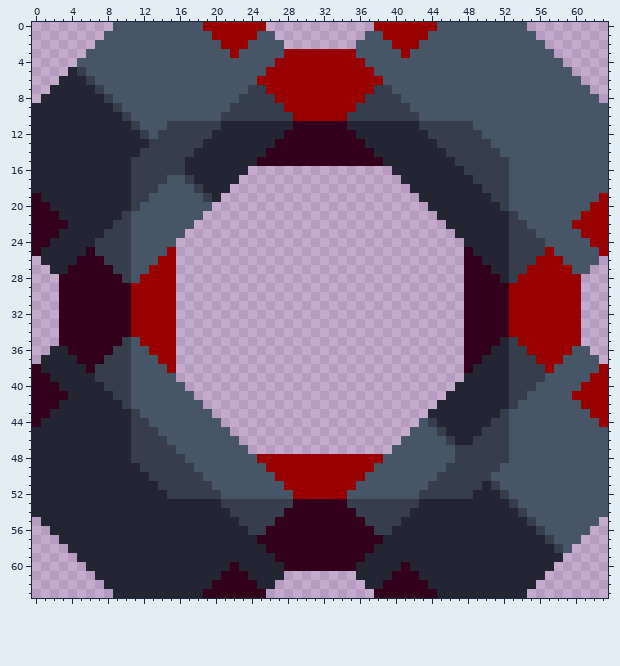
A pixel-art sprite gets an edit: sprites/blocks/drills/BLOOD EXTRACTOR/biotic-zlo-production-blood-extractor.png. The first picture shows the starting point.
The file is 64x64 pixels.
The result:
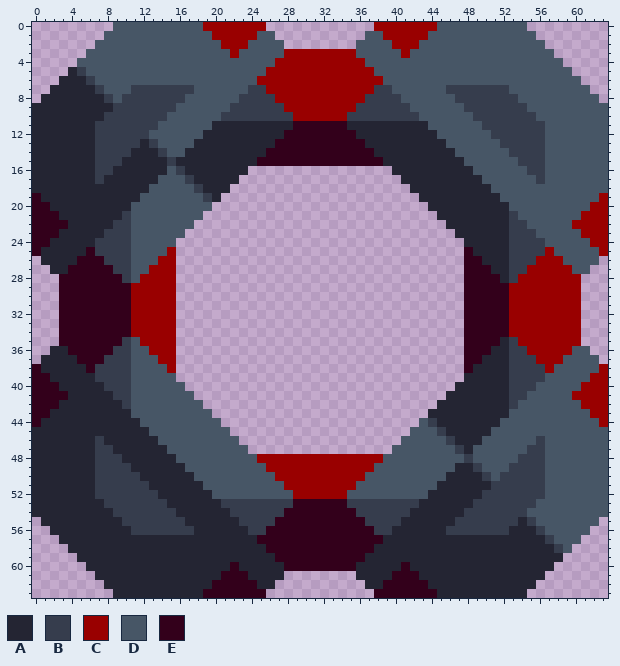
Palette (. is transparent): A #242533  B #363d4d  C #990000  D #475666  E #33001b
Changes in this commit:
Changed rows in their new state; - is an unchanged pixel.
first column x 7:
 7 ----BBBBBBB----------------------------BBBBBBB----
 8 ---BBBBBBB------------------------------BBBBBBB---
 9 ---BBBBBB--------------------------------BBBBBBB--
10 -BB-BBBB----------------------------------BBBBBBB-
11 BBBB-BB-DDDDDA----------------------ADDDDD-BBBBBBB
12 BBBBB--DDDDDA------------------------ADDDDD-BBBBBB
13 BBBBB--DDDDA--------------------------ADDDDD-BBBBB
14 BBBB-AA-DDA----------------------------ADDDDD-BBBB
15 BBB-AAAA-A------------------------------ADDDDD-BBB
16 BB--AAAAD--------------------------------ADDDD--BB
17 B---AAAD----------------------------------ADDD---B
18 ----AAD------------------------------------ADD----
19 ----AD--------------------------------------AD----
20 ----D----------------------------------------A----
first column x 7:
43 ----D----------------------------------------A----
44 ----AD--------------------------------------AD----
45 ----AAD------------------------------------ADD----
46 B---AAAD----------------------------------ADDD---B
47 BB--AAAAD--------------------------------ADDDD--BB
48 BBB-AAAAAD------------------------------D-DDDD-BBB
49 BBBB-AAAAAD----------------------------DAA-DD-BBBB
50 BBBBB-AAAAAD--------------------------DAAAA--BBBBB
51 BBBBBB-AAAAAD------------------------DAAAAA--BBBBB
52 BBBBBBB-AAAAAD----------------------DAAAAA-BB-BBBB
53 -BBBBBBB----------------------------------BBBB-BB-
54 --BBBBBBB--------------------------------BBBBBB---
55 ---BBBBBBB------------------------------BBBBBBB---
56 ----BBBBBBB----------------------------BBBBBBB----
Changed places in both pictures, as pixel boxes (x1, y1, x2, y2):
changed: (95, 85, 221, 211)
changed: (419, 85, 545, 211)
changed: (95, 409, 221, 535)
changed: (419, 409, 545, 535)
